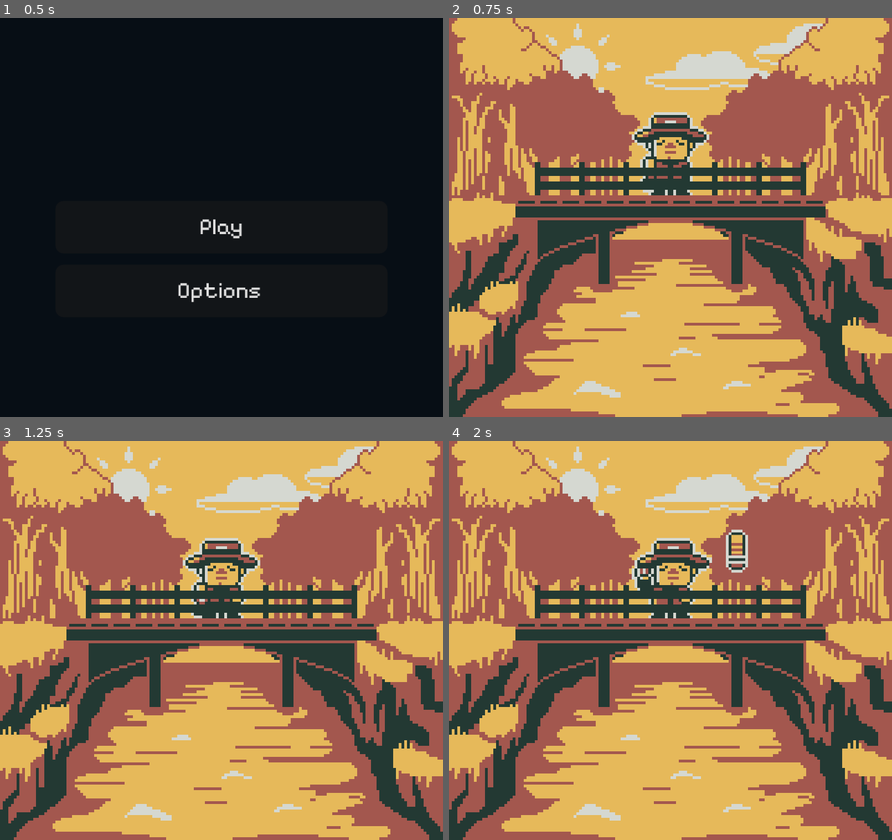
Above: before the commit, frames 1-4 (two rows, left to right).
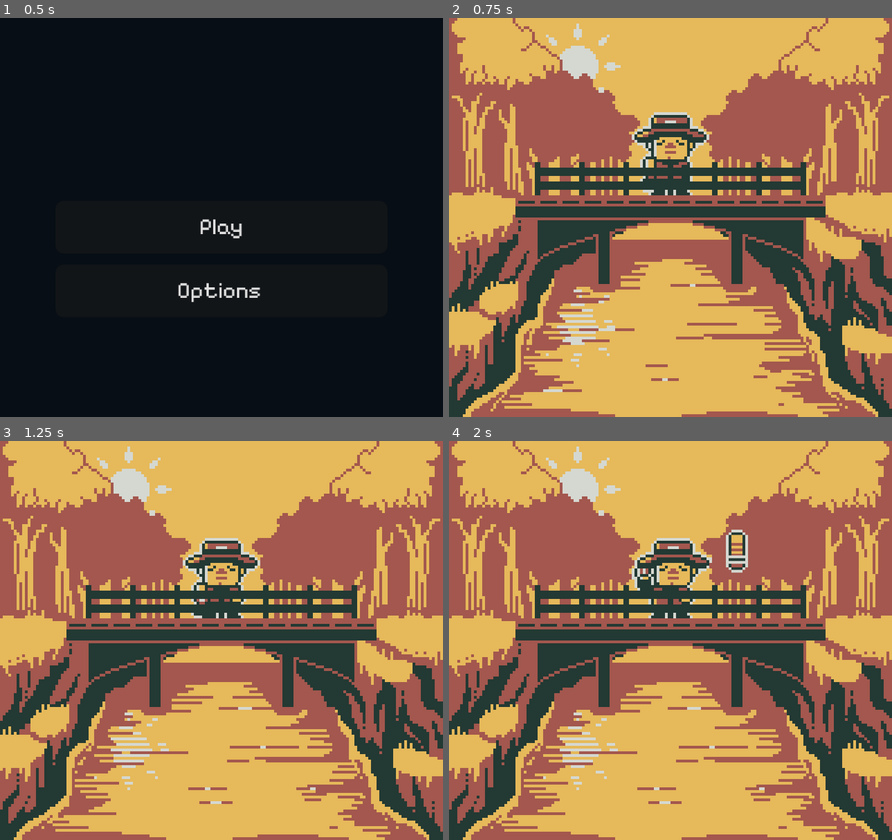
Above: after the commit, the same moments.

Repository: vida85/water-under-the-bridge
Game: Godot game, scene res://scenes/main menu/MainMenu.tscn
The game is run twice, just before and just after one commit, with the same random seed, the same clock (stepped at 60 frames per second) and the same inputs.
Inputs (mouse positions are in pixels of both pictures, inside the frame that each line leads up to):
- Up to frame 1 (0.5 s): no input
- Up to frame 2 (0.75 s): click "Play" at 0.5 s
- Up to frame 3 (1.25 s): no input
- Up to frame 4 (2 s): tap Enter (ui_accept) at 1.25 s; move the mouse to (767, 620) at 1.27 s; hold D (right) from 1.28 s (still down); hold E (cast_line) from 1.28 s (still down); click (767, 620) at 1.42 s; tap Space (jump) at 1.52 s

Frame 1 is identical in both runs. In frame 2, 7.3% of the frame differs, in the area x 0-100%, y 1-100%; in frame 3, 7.3%; in frame 4, 7.3%.

Commit message:
added world animations.

Diff:
--- a/magnet-gold/scenes/bridges/MainGame.tscn
+++ b/magnet-gold/scenes/bridges/MainGame.tscn
@@ -17,6 +17,128 @@
 [ext_resource type="PackedScene" uid="uid://cqk8h6lb38f0c" path="res://objects/SpoonItem.tscn" id="12_3q0ny"]
 [ext_resource type="PackedScene" uid="uid://dcxdb2hed253r" path="res://objects/WrenchItem.tscn" id="13_2bkwo"]
 [ext_resource type="PackedScene" uid="uid://dytv4fb7hrbkp" path="res://objects/HammerItem.tscn" id="14_yespv"]
+[ext_resource type="Texture2D" uid="uid://sonr1k3wakki" path="res://scenes/bridges/textures/cloud-1.png" id="17_x5csy"]
+[ext_resource type="Texture2D" uid="uid://dvyxnwwaj6q32" path="res://scenes/bridges/textures/trees.png" id="17_yespv"]
+[ext_resource type="Texture2D" uid="uid://cd80xdte1sidb" path="res://scenes/bridges/textures/cloud-2.png" id="18_leei0"]
+[ext_resource type="Texture2D" uid="uid://vtqb5ru8myvp" path="res://scenes/bridges/textures/water.png" id="19_3q0ny"]
+[ext_resource type="Texture2D" uid="uid://bxnuocpue4dsn" path="res://scenes/bridges/textures/rocks.png" id="20_n4b7y"]
+
+[sub_resource type="Animation" id="Animation_n4b7y"]
+length = 0.001
+tracks/0/type = "value"
+tracks/0/imported = false
+tracks/0/enabled = true
+tracks/0/path = NodePath(".:position")
+tracks/0/interp = 1
+tracks/0/loop_wrap = true
+tracks/0/keys = {
+"times": PackedFloat32Array(0),
+"transitions": PackedFloat32Array(1),
+"update": 0,
+"values": [Vector2(-80, -52)]
+}
+
+[sub_resource type="Animation" id="Animation_3q0ny"]
+resource_name = "move"
+length = 30.0
+loop_mode = 1
+step = 1.0
+tracks/0/type = "value"
+tracks/0/imported = false
+tracks/0/enabled = true
+tracks/0/path = NodePath(".:position")
+tracks/0/interp = 1
+tracks/0/loop_wrap = true
+tracks/0/keys = {
+"times": PackedFloat32Array(0, 30),
+"transitions": PackedFloat32Array(1, 1),
+"update": 0,
+"values": [Vector2(-80, -52), Vector2(80, -52)]
+}
+
+[sub_resource type="AnimationLibrary" id="AnimationLibrary_2bkwo"]
+_data = {
+&"RESET": SubResource("Animation_n4b7y"),
+&"move": SubResource("Animation_3q0ny")
+}
+
+[sub_resource type="Animation" id="Animation_x5csy"]
+length = 0.001
+tracks/0/type = "value"
+tracks/0/imported = false
+tracks/0/enabled = true
+tracks/0/path = NodePath(".:position")
+tracks/0/interp = 1
+tracks/0/loop_wrap = true
+tracks/0/keys = {
+"times": PackedFloat32Array(0),
+"transitions": PackedFloat32Array(1),
+"update": 0,
+"values": [Vector2(-80, -40)]
+}
+
+[sub_resource type="Animation" id="Animation_leei0"]
+resource_name = "move"
+length = 40.0
+loop_mode = 1
+step = 1.0
+tracks/0/type = "value"
+tracks/0/imported = false
+tracks/0/enabled = true
+tracks/0/path = NodePath(".:position")
+tracks/0/interp = 1
+tracks/0/loop_wrap = true
+tracks/0/keys = {
+"times": PackedFloat32Array(0, 40),
+"transitions": PackedFloat32Array(1, 1),
+"update": 0,
+"values": [Vector2(-80, -44), Vector2(80, -44)]
+}
+
+[sub_resource type="AnimationLibrary" id="AnimationLibrary_n4b7y"]
+_data = {
+&"RESET": SubResource("Animation_x5csy"),
+&"move": SubResource("Animation_leei0")
+}
+
+[sub_resource type="Animation" id="Animation_2bkwo"]
+length = 0.001
+tracks/0/type = "value"
+tracks/0/imported = false
+tracks/0/enabled = true
+tracks/0/path = NodePath(".:frame")
+tracks/0/interp = 1
+tracks/0/loop_wrap = true
+tracks/0/keys = {
+"times": PackedFloat32Array(0),
+"transitions": PackedFloat32Array(1),
+"update": 1,
+"values": [0]
+}
+
+[sub_resource type="Animation" id="Animation_hl03j"]
+resource_name = "flow"
+length = 0.8
+loop_mode = 1
+step = 0.1
+tracks/0/type = "value"
+tracks/0/imported = false
+tracks/0/enabled = true
+tracks/0/path = NodePath(".:frame")
+tracks/0/interp = 1
+tracks/0/loop_wrap = true
+tracks/0/keys = {
+"times": PackedFloat32Array(0, 0.2, 0.4, 0.6),
+"transitions": PackedFloat32Array(1, 1, 1, 1),
+"update": 1,
+"values": [0, 1, 2, 3]
+}
+
+[sub_resource type="AnimationLibrary" id="AnimationLibrary_me0qj"]
+_data = {
+&"RESET": SubResource("Animation_2bkwo"),
+&"flow": SubResource("Animation_hl03j")
+}
 
 [sub_resource type="RectangleShape2D" id="RectangleShape2D_176rl"]
 size = Vector2(96, 10)
@@ -69,7 +191,43 @@
 z_index = -10
 texture = ExtResource("6_hujvb")
 
-[node name="LevelFG" type="Sprite2D" parent="HomeBridge" unique_id=652894707]
+[node name="Cloud2" type="Sprite2D" parent="HomeBridge/LevelBG" unique_id=1140072529]
+position = Vector2(-80, -52)
+texture = ExtResource("18_leei0")
+
+[node name="AnimationPlayer" type="AnimationPlayer" parent="HomeBridge/LevelBG/Cloud2" unique_id=1318364734]
+libraries/ = SubResource("AnimationLibrary_2bkwo")
+autoplay = &"move"
+
+[node name="Cloud1" type="Sprite2D" parent="HomeBridge/LevelBG" unique_id=1699491181]
+position = Vector2(-80, -40)
+texture = ExtResource("17_x5csy")
+
+[node name="AnimationPlayer" type="AnimationPlayer" parent="HomeBridge/LevelBG/Cloud1" unique_id=1097204015]
+libraries/ = SubResource("AnimationLibrary_n4b7y")
+autoplay = &"move"
+
+[node name="LevelWater" type="Sprite2D" parent="HomeBridge" unique_id=1449611478]
+unique_name_in_owner = true
+z_index = -10
+texture = ExtResource("19_3q0ny")
+hframes = 4
+
+[node name="AnimationPlayer" type="AnimationPlayer" parent="HomeBridge/LevelWater" unique_id=2075692130]
+libraries/ = SubResource("AnimationLibrary_me0qj")
+autoplay = &"flow"
+
+[node name="LevelTrees" type="Sprite2D" parent="HomeBridge" unique_id=305551947]
+unique_name_in_owner = true
+z_index = -10
+texture = ExtResource("17_yespv")
+
+[node name="LevelRocks" type="Sprite2D" parent="HomeBridge" unique_id=1725412176]
+unique_name_in_owner = true
+z_index = -10
+texture = ExtResource("20_n4b7y")
+
+[node name="LevelBridge" type="Sprite2D" parent="HomeBridge" unique_id=652894707]
 unique_name_in_owner = true
 z_index = 10
 texture = ExtResource("7_hbod5")
Binary file changed: magnet-gold/scenes/bridges/textures/background.png
Binary file added: magnet-gold/scenes/bridges/textures/cloud-1.png
Not shown, added: magnet-gold/scenes/bridges/textures/cloud-1.png.import
Binary file added: magnet-gold/scenes/bridges/textures/cloud-2.png
Not shown, added: magnet-gold/scenes/bridges/textures/cloud-2.png.import
Binary file added: magnet-gold/scenes/bridges/textures/rocks.png
Not shown, added: magnet-gold/scenes/bridges/textures/rocks.png.import
Binary file added: magnet-gold/scenes/bridges/textures/trees.png
Not shown, added: magnet-gold/scenes/bridges/textures/trees.png.import
Binary file added: magnet-gold/scenes/bridges/textures/water.png
Not shown, added: magnet-gold/scenes/bridges/textures/water.png.import
